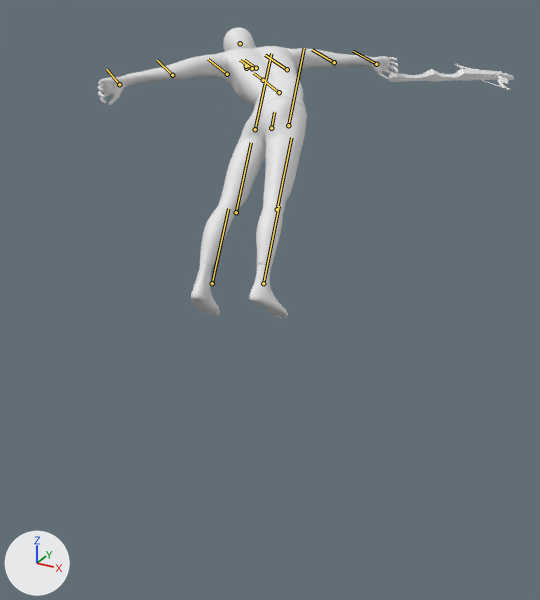
What one commit did to the glTF model armatures/Crossbow_Sample.glb.
Camera for both pictures: a camera (50 mm lens) standing at (1.9, -2.99, 1.54) and looking at (0.1, 0.3, -0.11). Arrows for +X, +Y and +Z are at lower left; the lights stay in place. The picture after the commit comes second. Both versions are drawn at frame 51 of the action 'ArmatureAction.004'; the numbers are the values there. The bones that change, and the others that lie on the model, are drawn over the model as lines.

Objects in the first picture: 'primaryactive0__crossbow_sample', 'sample__body_crossbow'.
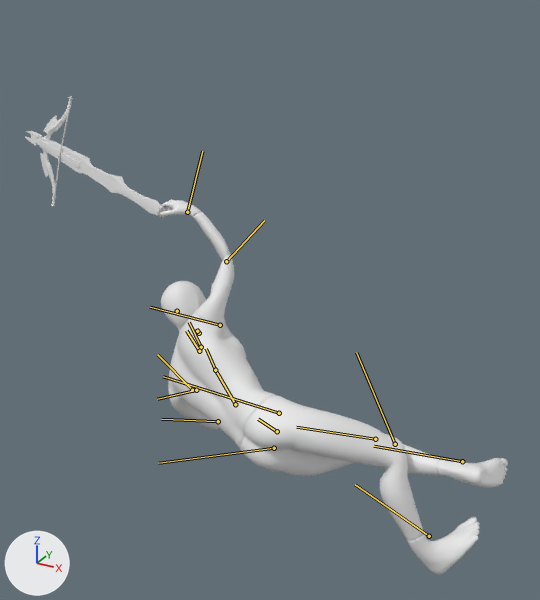
Pixel boxes (x1, y1, x2, y2) of what changed, in the pictures (540 x 600 px):
'sample__body_crossbow', posed (17% wider, 29% taller): before (98, 27, 398, 319); after (158, 199, 508, 575)
'primaryactive0__crossbow_sample', posed (10% wider, 314% taller): before (388, 63, 514, 91); after (25, 96, 164, 215)
bone 'bone_pelvis', root to tip: before (271, 128) to (274, 112); after (277, 431) to (258, 419)
bone 'bone_rthigh', root to tip: before (288, 125) to (304, 48); after (279, 413) to (163, 376)
bone 'bone_rlowerleg', root to tip: before (277, 209) to (291, 137); after (395, 444) to (356, 352)
bone 'bone_rfoot', root to tip: before (263, 283) to (279, 206); after (429, 536) to (355, 484)
bone 'bone_abs', root to tip: before (279, 92) to (263, 80); after (235, 404) to (215, 370)
bone 'bone_torso', root to tip: before (263, 80) to (253, 73); after (215, 370) to (206, 348)
bone 'bone_head', root to tip: before (246, 68) to (246, 66); after (199, 333) to (198, 331)
bone 'bone_rclavical', root to tip: before (256, 68) to (244, 59); after (201, 347) to (189, 322)
bone 'bone_rupperarm', root to tip: before (287, 69) to (265, 55); after (220, 325) to (150, 307)
bone 'bone_relbow', root to tip: before (334, 62) to (312, 49); after (226, 261) to (264, 220)
bone 'bone_rhand', root to tip: before (376, 64) to (353, 51); after (187, 212) to (202, 151)
bone 'bone_lclavical', root to tip: before (252, 68) to (240, 60); after (199, 351) to (186, 330)
bone 'bone_lupperarm', root to tip: before (227, 74) to (208, 59); after (192, 390) to (157, 354)
bone 'bone_lelbow', root to tip: before (172, 75) to (157, 60); after (218, 421) to (161, 419)
bone 'bone_lhand', root to tip: before (119, 84) to (106, 69); after (196, 390) to (157, 399)
bone 'bone_lthigh', root to tip: before (255, 129) to (271, 53); after (274, 448) to (158, 463)
bone 'bone_llowerleg', root to tip: before (236, 212) to (251, 142); after (375, 439) to (296, 427)
bone 'bone_lfoot', root to tip: before (212, 283) to (228, 208); after (462, 461) to (374, 446)

What changed in the scene script:
```text
Change bone_bone_pelvis:
    where bone_bone_pelvis = bpy.data.objects['Armature_Crossbow'].pose.bones['bone_pelvis']
    bone_bone_pelvis.location: (0.044, 0.802, -0.409) -> (0.733, -0.113, 0.8)
    bone_bone_pelvis.rotation_quaternion: (0.935, -0.346, -0.007, 0.082) -> (0.78, -0.008, -0.086, 0.62)  # degrees (-40, 3, 9) -> degrees (-7, -7, 77)
Change bone_bone_rthigh:
    where bone_bone_rthigh = bpy.data.objects['Armature_Crossbow'].pose.bones['bone_rthigh']  # child of 'bone_pelvis'
    bone_bone_rthigh.rotation_quaternion: (1.0, 0.0, 0.0, 0.0) -> (0.942, 0.23, -0.205, -0.135)  # degrees (0, 0, 0) -> degrees (31, -19, -22)
Change bone_bone_rlowerleg:
    where bone_bone_rlowerleg = bpy.data.objects['Armature_Crossbow'].pose.bones['bone_rlowerleg']  # child of 'bone_rthigh'
    bone_bone_rlowerleg.rotation_quaternion: (1.0, 0.0, 0.0, 0.0) -> (0.907, -0.341, -0.098, -0.228)  # degrees (0, 0, 0) -> degrees (-37, -19, -22)
Change bone_bone_rfoot:
    where bone_bone_rfoot = bpy.data.objects['Armature_Crossbow'].pose.bones['bone_rfoot']  # child of 'bone_rlowerleg'
    bone_bone_rfoot.rotation_quaternion: (1.0, 0.0, 0.0, 0.0) -> (0.968, 0.246, -0.053, 0.019)  # degrees (0, 0, 0) -> degrees (28, -6, 1)
Change bone_bone_abs:
    where bone_bone_abs = bpy.data.objects['Armature_Crossbow'].pose.bones['bone_abs']  # child of 'bone_pelvis'
    bone_bone_abs.rotation_quaternion: (0.893, -0.219, 0.144, 0.366) -> (0.959, -0.225, 0.164, -0.05)  # degrees (-18, 25, 41) -> degrees (-28, 17, -10)
Change bone_bone_torso:
    where bone_bone_torso = bpy.data.objects['Armature_Crossbow'].pose.bones['bone_torso']  # child of 'bone_abs'
    bone_bone_torso.rotation_quaternion: (0.991, -0.004, 0.133, 0.004) -> (0.995, -0.033, -0.091, -0.027)  # degrees (0, 15, 0) -> degrees (-4, -11, -3)
Change bone_bone_head:
    where bone_bone_head = bpy.data.objects['Armature_Crossbow'].pose.bones['bone_head']  # child of 'bone_torso'
    bone_bone_head.rotation_quaternion: (0.961, 0.239, -0.129, -0.056) -> (0.959, 0.145, 0.091, -0.224)  # degrees (29, -13, -10) -> degrees (14, 14, -25)
Change bone_bone_rclavical:
    where bone_bone_rclavical = bpy.data.objects['Armature_Crossbow'].pose.bones['bone_rclavical']  # child of 'bone_torso'
    bone_bone_rclavical.rotation_quaternion: (1.0, 0.0, 0.0, 0.0) -> (0.998, 0.005, 0.066, 0.015)  # degrees (0, 0, 0) -> degrees (1, 8, 2)
Change bone_bone_rupperarm:
    where bone_bone_rupperarm = bpy.data.objects['Armature_Crossbow'].pose.bones['bone_rupperarm']  # child of 'bone_rclavical'
    bone_bone_rupperarm.rotation_quaternion: (1.0, 0.0, 0.0, 0.0) -> (0.697, 0.513, 0.395, 0.308)  # degrees (0, 0, 0) -> degrees (80, 14, 59)
Change bone_bone_relbow:
    where bone_bone_relbow = bpy.data.objects['Armature_Crossbow'].pose.bones['bone_relbow']  # child of 'bone_rupperarm'
    bone_bone_relbow.rotation_quaternion: (1.0, 0.0, 0.0, 0.0) -> (0.555, 0.757, 0.298, 0.176)  # degrees (0, 0, 0) -> degrees (109, 4, 40)
Change bone_bone_rhand:
    where bone_bone_rhand = bpy.data.objects['Armature_Crossbow'].pose.bones['bone_rhand']  # child of 'bone_relbow'
    bone_bone_rhand.rotation_quaternion: (1.0, 0.0, 0.0, 0.0) -> (0.972, 0.0, -0.028, -0.235)  # degrees (0, 0, 0) -> degrees (1, -3, -27)
Change bone_bone_lclavical:
    where bone_bone_lclavical = bpy.data.objects['Armature_Crossbow'].pose.bones['bone_lclavical']  # child of 'bone_torso'
    bone_bone_lclavical.rotation_quaternion: (1.0, 0.0, 0.0, 0.0) -> (0.993, 0.0, 0.066, 0.094)  # degrees (0, 0, 0) -> degrees (1, 8, 11)
Change bone_bone_lupperarm:
    where bone_bone_lupperarm = bpy.data.objects['Armature_Crossbow'].pose.bones['bone_lupperarm']  # child of 'bone_lclavical'
    bone_bone_lupperarm.rotation_quaternion: (1.0, 0.0, 0.0, 0.0) -> (0.895, 0.107, -0.433, -0.033)  # degrees (0, 0, 0) -> degrees (20, -50, -14)
Change bone_bone_lelbow:
    where bone_bone_lelbow = bpy.data.objects['Armature_Crossbow'].pose.bones['bone_lelbow']  # child of 'bone_lupperarm'
    bone_bone_lelbow.rotation_quaternion: (1.0, 0.0, 0.0, 0.0) -> (0.754, 0.239, -0.211, -0.574)  # degrees (0, 0, 0) -> degrees (37, -3, -75)
Change bone_bone_lhand:
    where bone_bone_lhand = bpy.data.objects['Armature_Crossbow'].pose.bones['bone_lhand']  # child of 'bone_lelbow'
    bone_bone_lhand.rotation_quaternion: (1.0, 0.0, 0.0, 0.0) -> (0.973, -0.002, -0.044, -0.225)  # degrees (0, 0, 0) -> degrees (1, -5, -26)
Change bone_bone_lthigh:
    where bone_bone_lthigh = bpy.data.objects['Armature_Crossbow'].pose.bones['bone_lthigh']  # child of 'bone_pelvis'
    bone_bone_lthigh.rotation_quaternion: (1.0, 0.0, 0.0, 0.0) -> (0.829, 0.436, 0.316, 0.151)  # degrees (0, 0, 0) -> degrees (63, 23, 35)
Change bone_bone_llowerleg:
    where bone_bone_llowerleg = bpy.data.objects['Armature_Crossbow'].pose.bones['bone_llowerleg']  # child of 'bone_lthigh'
    bone_bone_llowerleg.rotation_quaternion: (1.0, 0.0, 0.0, 0.0) -> (0.884, -0.462, -0.05, -0.045)  # degrees (0, 0, 0) -> degrees (-55, -7, -2)
Change bone_bone_lfoot:
    where bone_bone_lfoot = bpy.data.objects['Armature_Crossbow'].pose.bones['bone_lfoot']  # child of 'bone_llowerleg'
    bone_bone_lfoot.rotation_quaternion: (1.0, 0.0, 0.0, 0.0) -> (0.998, -0.038, -0.046, 0.007)  # degrees (0, 0, 0) -> degrees (-4, -5, 1)
```
